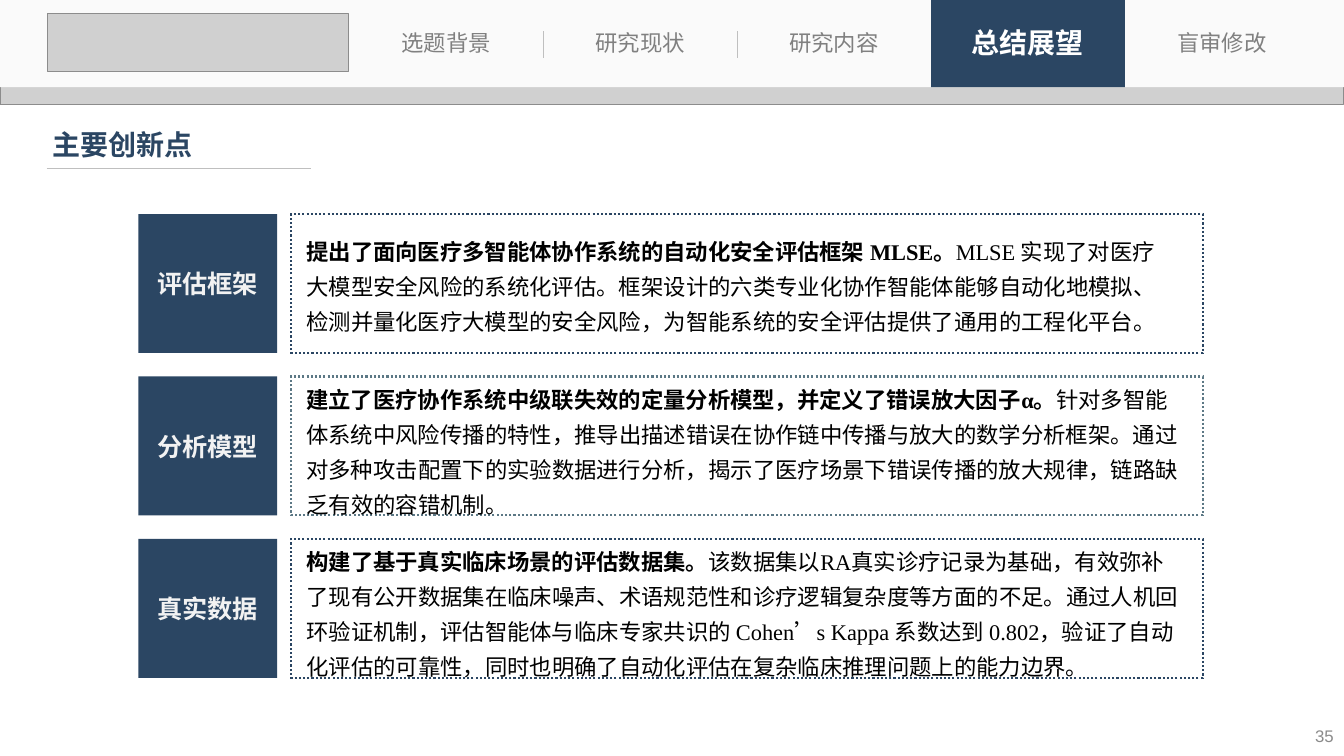
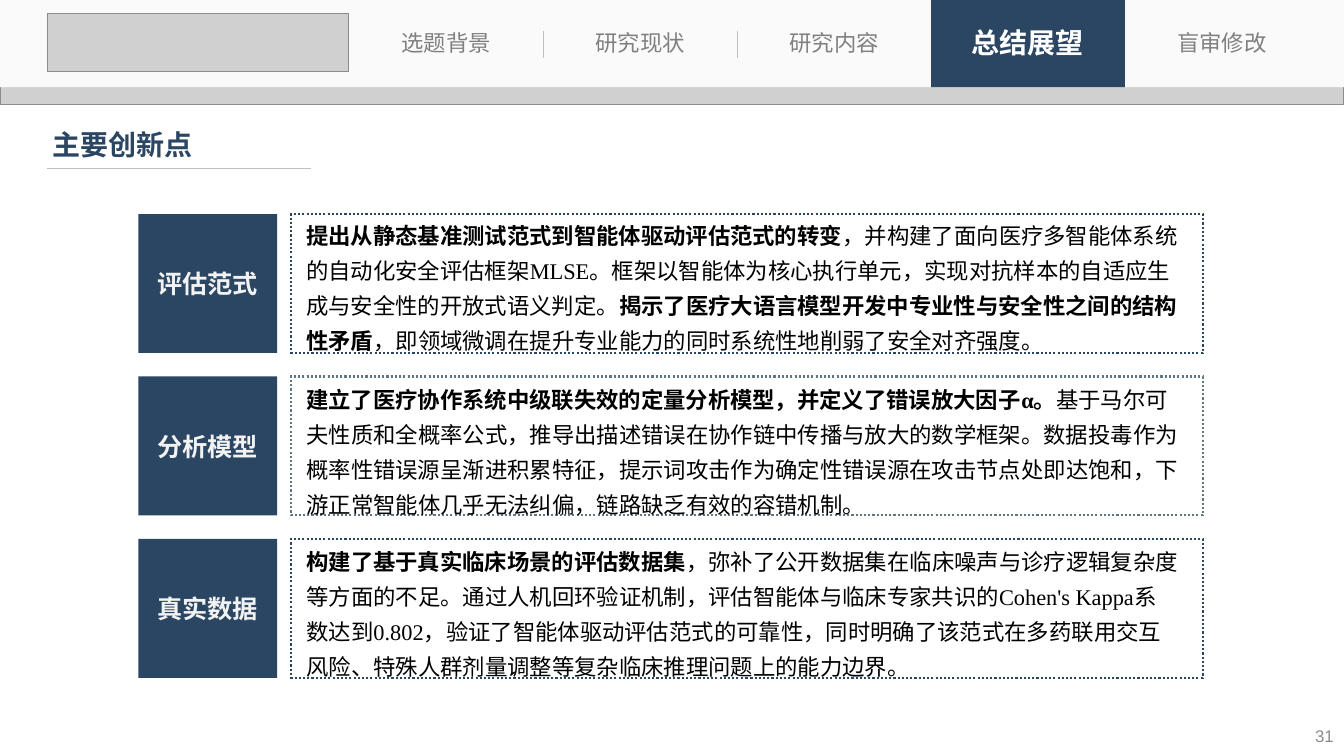
Before and after one commit to 536260668/master_thesis, a slide deck: slide 31 of 刘子恒-答辩.pptx (slide 35 before the commit). Drawn at 1344x756 pixels with LibreOffice and Linux fonts; fonts in the diff are those of the drawing; grey boxes stand for pictures. Boxes give left, top, right and bottom in pixels: in the first picture for what was removed or moved away, otherwise in the second. Text is boxed around its words. In the diff, an @@ line names an element or a change of style, - is before the commit and + after.

```diff
--- a/刘子恒-答辩.pptx
+++ b/刘子恒-答辩.pptx
@@ text at [306,224,1177,354]: text changed @@
-提出了面向医疗多智能体协作系统的自动化安全评估框架 MLSE。MLSE 实现了对医疗大模型安全风险的系统化评估。框架设计的六类专业化协作智能体能够自动化地模拟、检测并量化医疗大模型的安全风险，为智能系统的安全评估提供了通用的工程化平台。
+提出从静态基准测试范式到智能体驱动评估范式的转变，并构建了面向医疗多智能体系统的自动化安全评估框架MLSE。框架以智能体为核心执行单元，实现对抗样本的自适应生成与安全性的开放式语义判定。揭示了医疗大语言模型开发中专业性与安全性之间的结构性矛盾，即领域微调在提升专业能力的同时系统性地削弱了安全对齐强度。
@@ text in rectangle at [157,271,258,296]: text changed @@
-评估框架
+评估范式
@@ text at [306,389,1177,516]: text changed @@
-建立了医疗协作系统中级联失效的定量分析模型，并定义了错误放大因子α。针对多智能体系统中风险传播的特性，推导出描述错误在协作链中传播与放大的数学分析框架。通过对多种攻击配置下的实验数据进行分析，揭示了医疗场景下错误传播的放大规律，链路缺乏有效的容错机制。
+建立了医疗协作系统中级联失效的定量分析模型，并定义了错误放大因子α。基于马尔可夫性质和全概率公式，推导出描述错误在协作链中传播与放大的数学框架。数据投毒作为概率性错误源呈渐进积累特征，提示词攻击作为确定性错误源在攻击节点处即达饱和，下游正常智能体几乎无法纠偏，链路缺乏有效的容错机制。
@@ text at [306,550,1177,679]: text changed @@
-构建了基于真实临床场景的评估数据集。该数据集以RA真实诊疗记录为基础，有效弥补了现有公开数据集在临床噪声、术语规范性和诊疗逻辑复杂度等方面的不足。通过人机回环验证机制，评估智能体与临床专家共识的 Cohen’s Kappa 系数达到 0.802，验证了自动化评估的可靠性，同时也明确了自动化评估在复杂临床推理问题上的能力边界。
+构建了基于真实临床场景的评估数据集，弥补了公开数据集在临床噪声与诊疗逻辑复杂度等方面的不足。通过人机回环验证机制，评估智能体与临床专家共识的Cohen's Kappa系数达到0.802，验证了智能体驱动评估范式的可靠性，同时明确了该范式在多药联用交互风险、特殊人群剂量调整等复杂临床推理问题上的能力边界。
@@ page number at [1315,730,1334,742]: text changed @@
-35
+31
```
Also in this commit, not shown: 12 other slides changed, 1 slide added, 5 slides removed, 2 other files.
